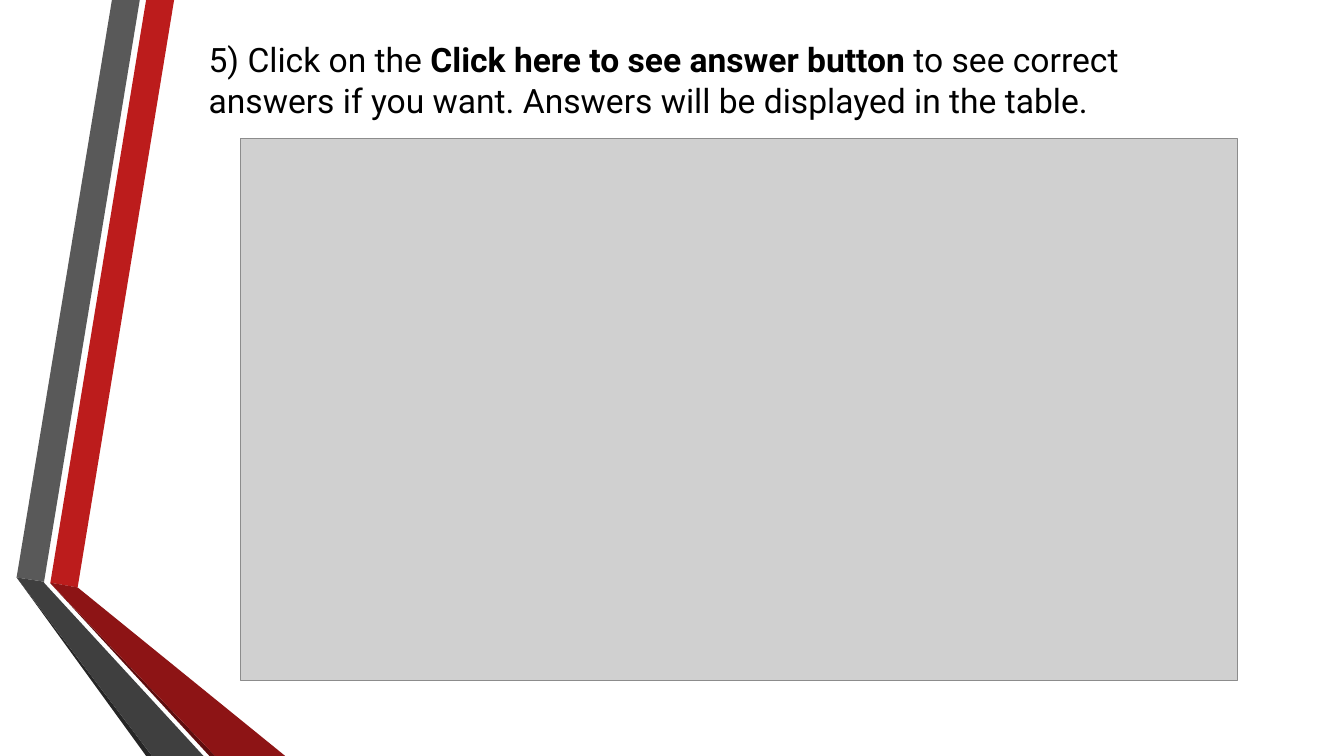
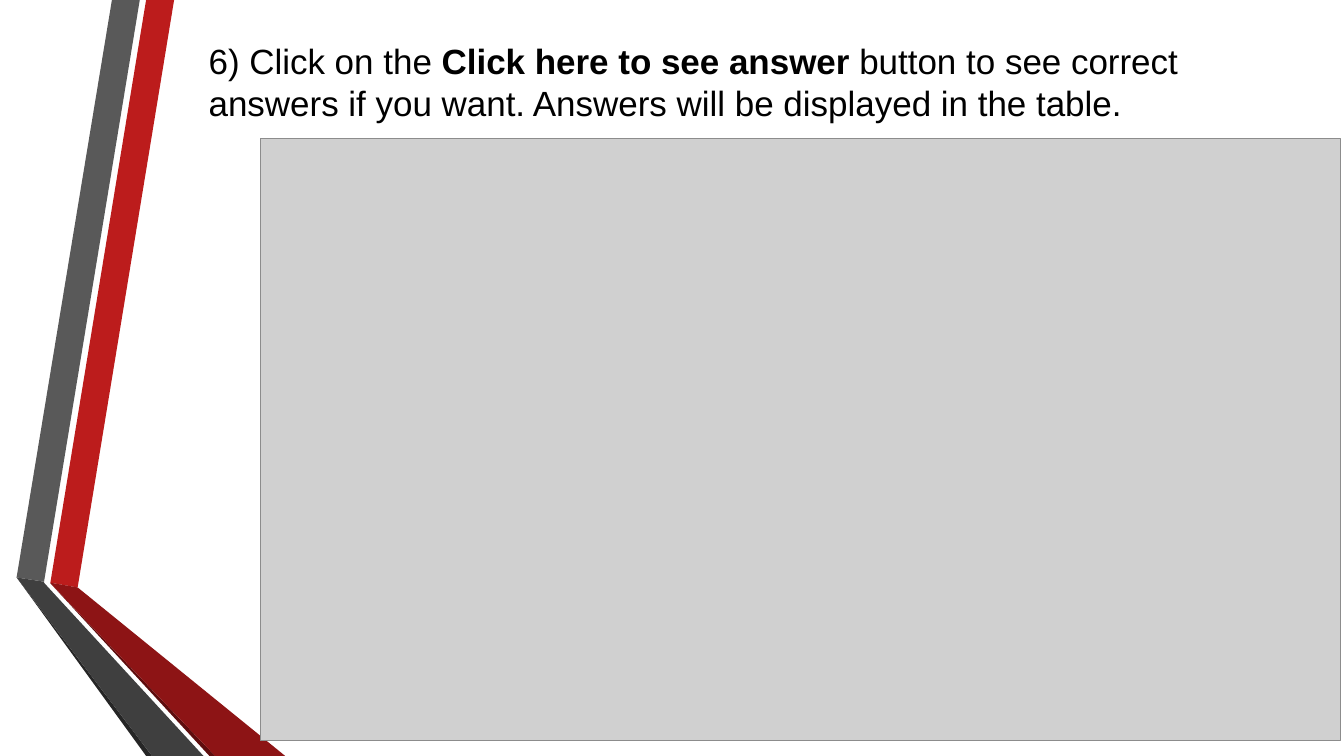
Before and after one commit to RahulAgrwal/Electrical-Virtual-lab, a slide deck: slide 8 of exp2/theoryimage/Procedure.pptx (slide 7 before the commit). Drawn at 1344x756 pixels with LibreOffice and Linux fonts; fonts in the diff are those of the drawing; grey boxes stand for pictures; background and template pictures are left out. Boxes give left, top, right and bottom in pixels: in the first picture for what was removed or moved away, otherwise in the second. Text is boxed around its words. In the diff, an @@ line names an element or a change of style, - is before the commit and + after.

```diff
--- a/exp2/theoryimage/Procedure.pptx
+++ b/exp2/theoryimage/Procedure.pptx
@@ text at [209,48,1178,123]: text changed; size 24 to 25 pt; font Roboto to Arial @@
-5) Click on the Click here to see answer button to see correct answers if you want. Answers will be displayed in the table.
+6) Click on the Click here to see answer button to see correct answers if you want. Answers will be displayed in the table.
@@ picture: place and size @@
-picture at [241,139,1238,682]
+picture at [260,139,1341,741]
```
Also in this commit, not shown: 3 other slides changed, 5 slides added, 3 slides removed, 19 other files.
